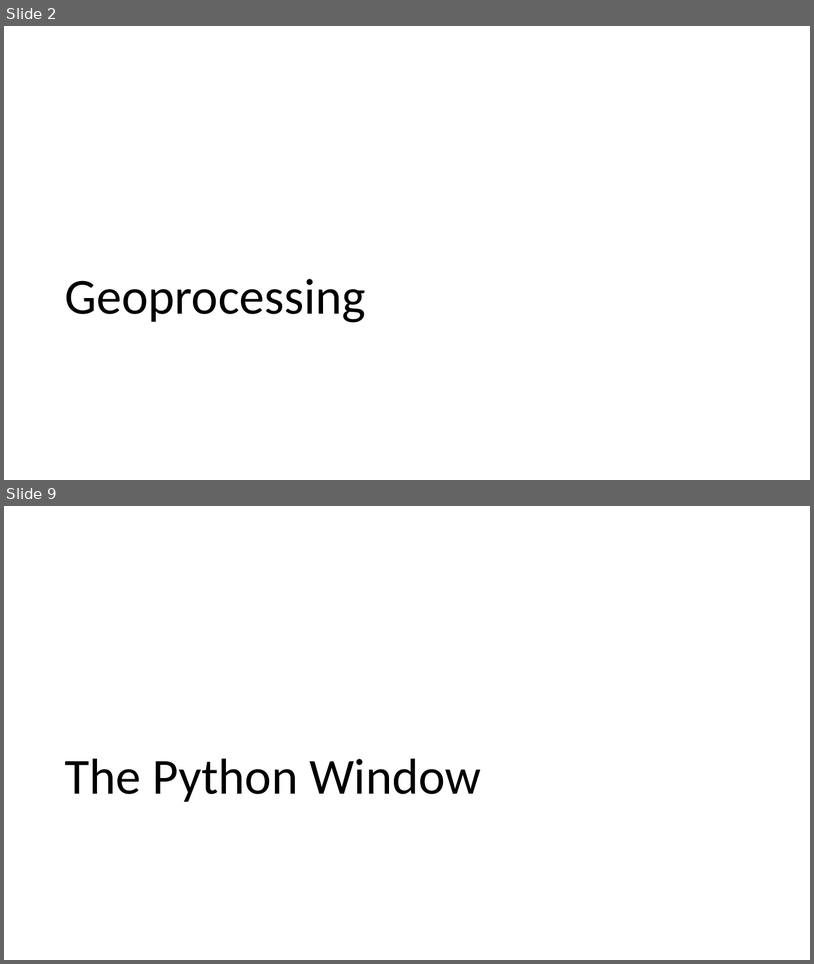
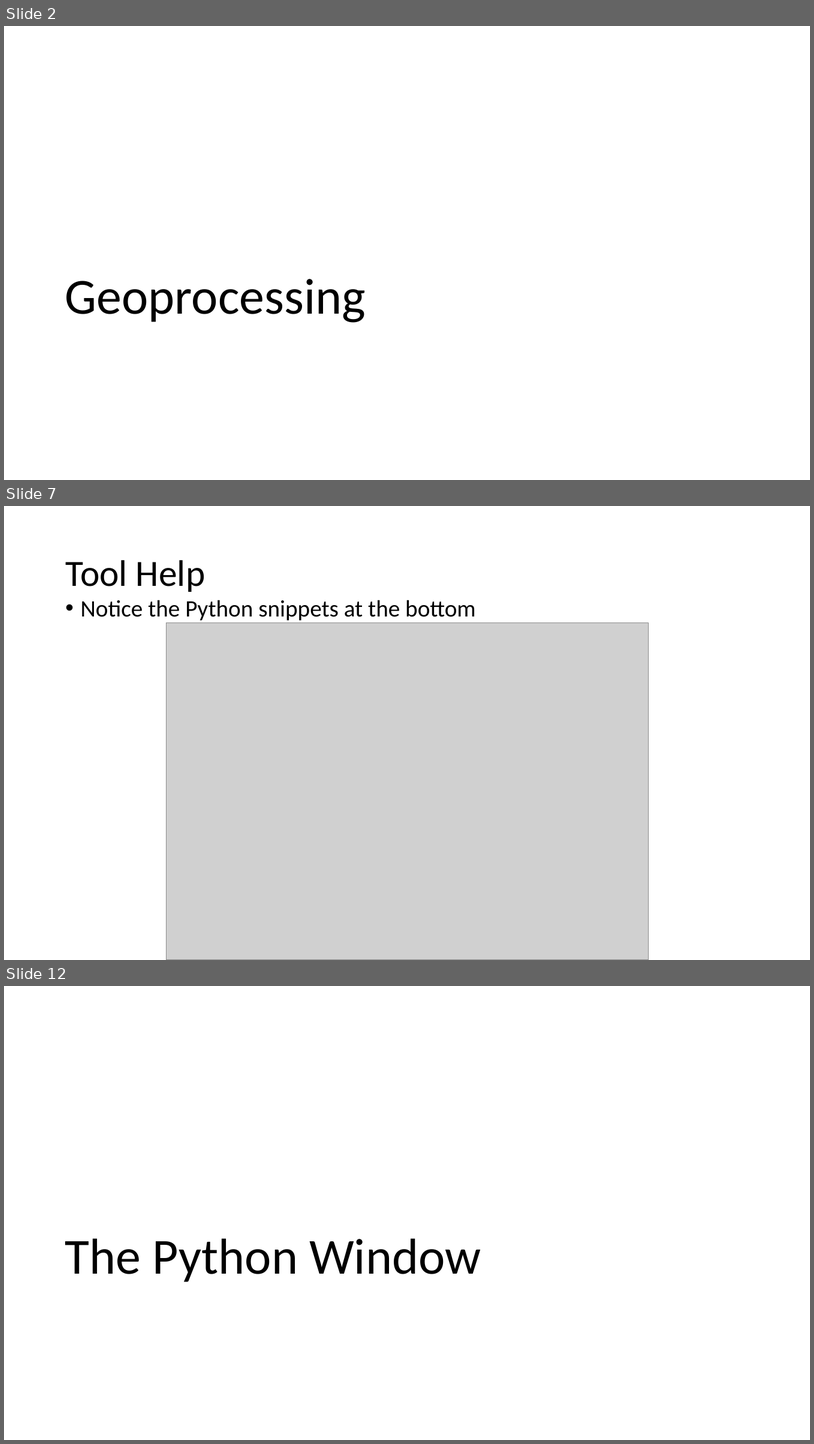
Before and after one commit to gbrunner/programming-for-gis-and-rs, a slide deck: Week_2/Lecture_1_Geoprocessing_and_Python_Window.pptx. Shown one above the other, each under a label of ours: slides 2 and 9 before the commit, slides 2, 7 and 12 after it; the slides between them are not shown. The pictures are 814x964 and 814x1444 pixels, drawn with LibreOffice and Linux fonts; fonts in the diff are those of the drawing; grey boxes stand for pictures. Boxes give left, top, right and bottom in pixels: in the first picture for what was removed or moved away, otherwise in the second. Text is boxed around its words. In the diff, an @@ line names an element or a change of style, - is before the commit and + after.

```diff
--- a/Week_2/Lecture_1_Geoprocessing_and_Python_Window.pptx
+++ b/Week_2/Lecture_1_Geoprocessing_and_Python_Window.pptx
@@ slide 7 added at (4, 506, 810, 960), background #FFFFFF @@
@@ title added at (65, 560, 205, 592), 44 pt, text #000000 @@
+Tool Help
@@ text added at (81, 600, 476, 621), 28 pt, text #000000 @@
+• Notice the Python snippets at the bottom
@@ picture added at (166, 623, 649, 960) @@
@@ what was slide 9 is now slide 12 @@
```
Also in this commit, not shown: 7 slides changed, 9 other slides added, 3 slides removed, 1 other file.
